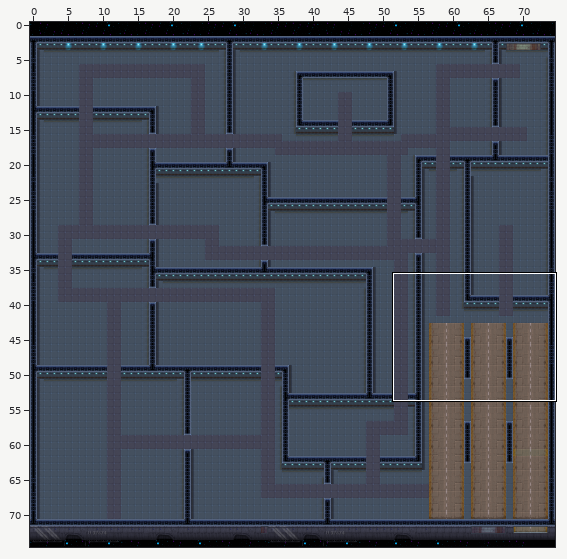
Tiled map (JSON) -- public/assets/map/Map.json. The first picture is a wide view before the edit; the outline marks the close-up.
Close-up. Before the edit:
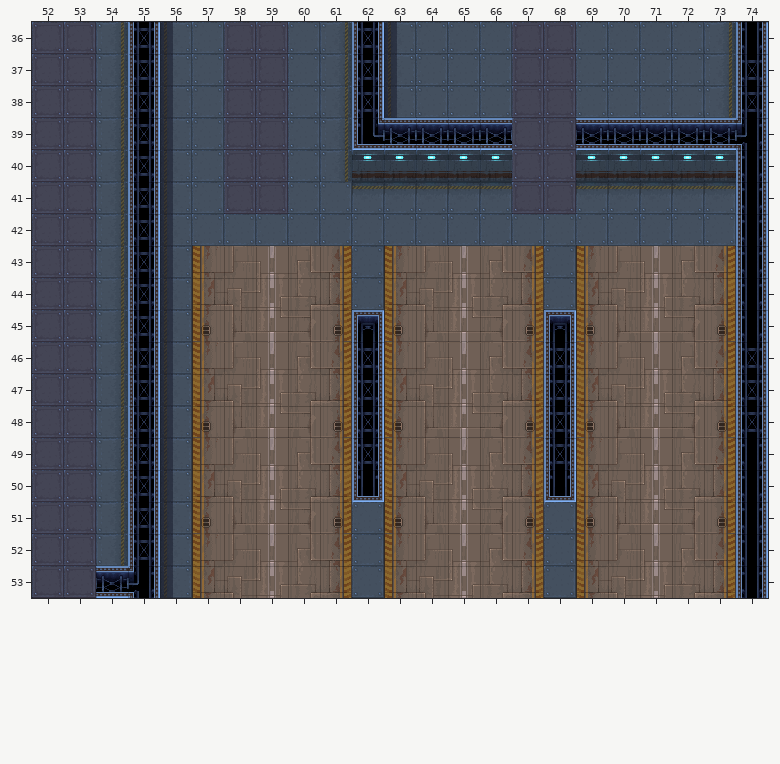
Cells are 32x32 px. Shown: x 52..74, y 36..53. The commit also changed other parts of the map, which this record leaves out.
The same view after the edit:
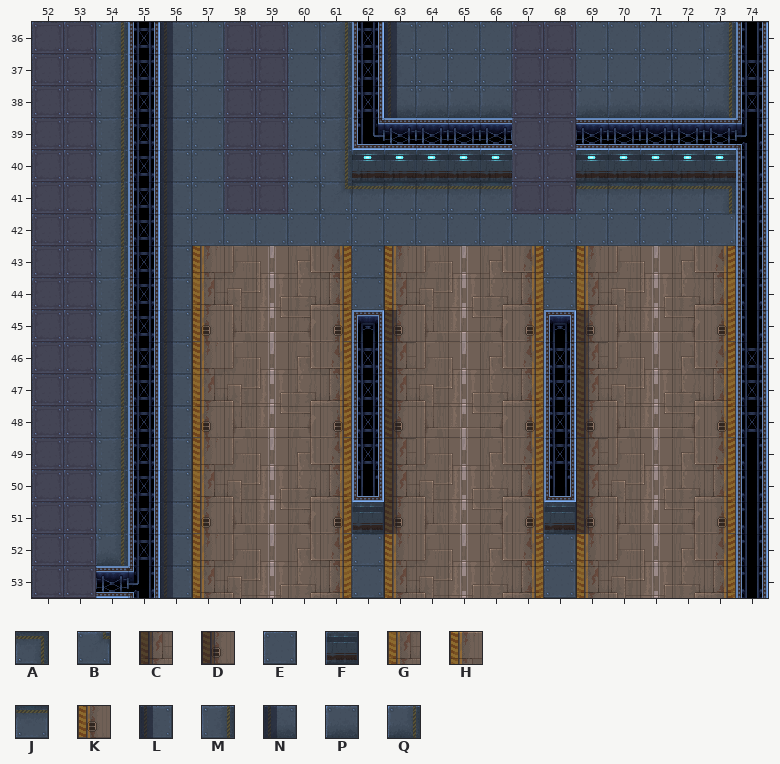
Key: from "Spaceship": A 179, B 549, C 665, D 701, E 814, F 868, G 911, H 995, J 1012, K 1079, L 1177, M 1187, N 1219, P 1222, Q 1229.
_ is an empty cell, . an unchanged one.
The author wrote: basic details on ground & simplified layers | #2
What changed:
--- layer "Ground"
@@ x 63..73 @@
-38 LEEE..EEEEM
+38 NPPP..PPPPQ
@@ x 61..73 @@
-41 E...........J
+41 B...........A
@@ x 54..69 @@
-45 .........K.....K
-46 .........H.....H
-47 .........G.....G
-48 .........K.....K
-49 .........H.....H
-50 .........G.....G
-51 .........K.....K
-52 M...............
+45 .........D.....D
+46 .........C.....C
+47 .........C.....C
+48 .........D.....D
+49 .........C.....C
+50 .........C.....C
+51 .........D.....D
+52 Q...............
--- layer "Walls"
@@ x 62..68 @@
-51 _....._
+51 F.....F
Boxes around the changes in both close-ups, in picture pixels (x1, y1, x2, y2):
changed: (393, 86, 512, 117)
changed: (577, 86, 729, 118)
changed: (320, 182, 352, 213)
changed: (714, 182, 736, 214)
changed: (352, 310, 416, 534)
changed: (544, 310, 608, 534)
changed: (96, 534, 121, 566)
